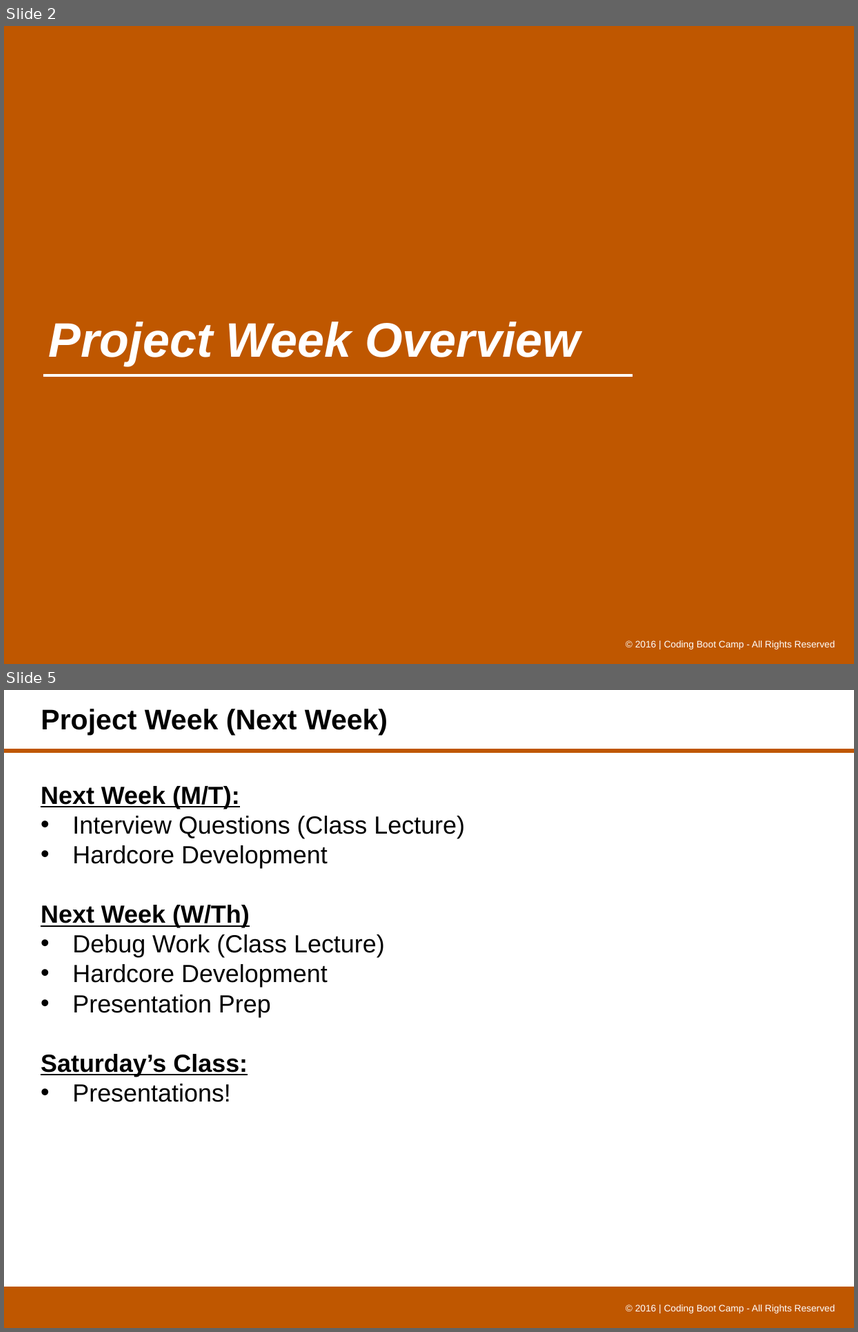
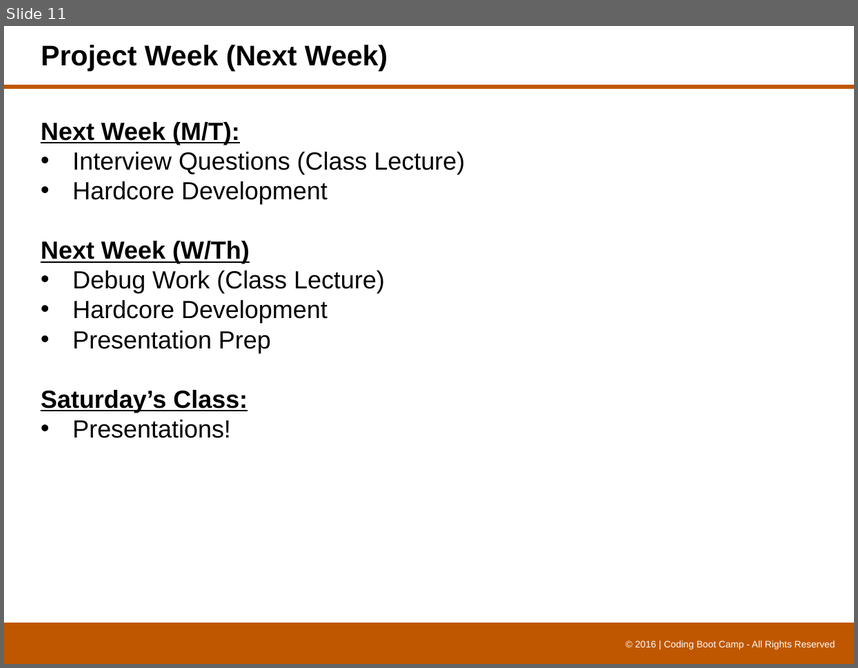
Before and after one commit to threecs/camp, a slide deck: 0419-tth-class-content/08-api-project/8.1/UT-API_Project_Week_1.pptx. Shown one above the other, each under a label of ours: slides 2 and 5 before the commit, slide 11 after it; the slides between them are not shown. The pictures are 858x1332 and 858x668 pixels, drawn with LibreOffice and Linux fonts; fonts in the diff are those of the drawing; background and template pictures are left out. Boxes give left, top, right and bottom in pixels: in the first picture for what was removed or moved away, otherwise in the second. Text is boxed around its words. In the diff, an @@ line names an element or a change of style, - is before the commit and + after.

```diff
--- a/0419-tth-class-content/08-api-project/8.1/UT-API_Project_Week_1.pptx
+++ b/0419-tth-class-content/08-api-project/8.1/UT-API_Project_Week_1.pptx
@@ slide 2 removed at (x1=4, y1=26, x2=854, y2=664), background #BF5700; not listed: 1 template element that a slide beside it also shows @@
@@ title removed at (x1=49, y1=321, x2=580, y2=365) @@
-Project Week Overview
@@ rectangle removed at (x1=44, y1=374, x2=633, y2=377) @@
@@ what was slide 5 is now slide 11 @@
```
Also in this commit, not shown: 1 slide changed, 9 slides added, 3 other slides removed, 21 other files.
